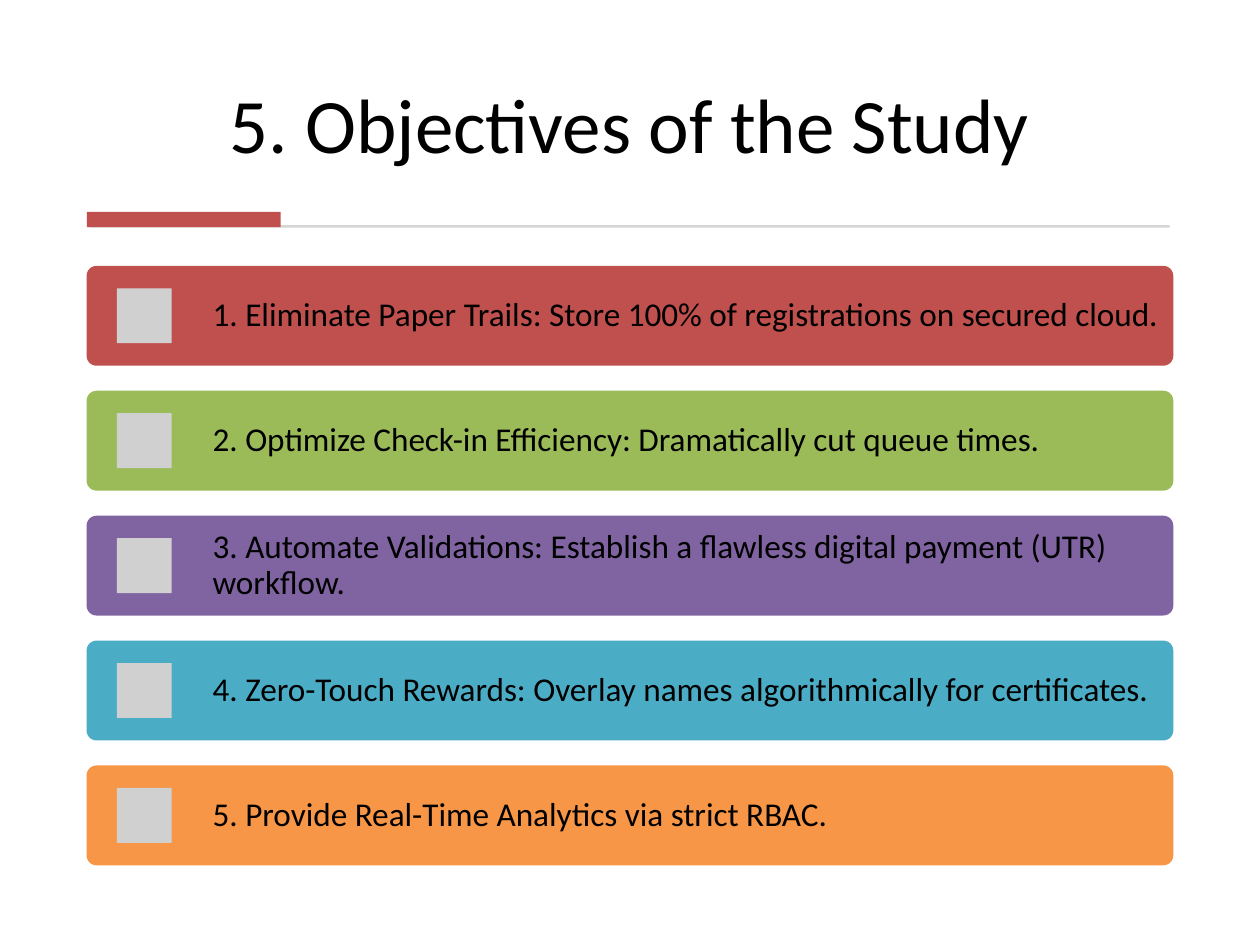
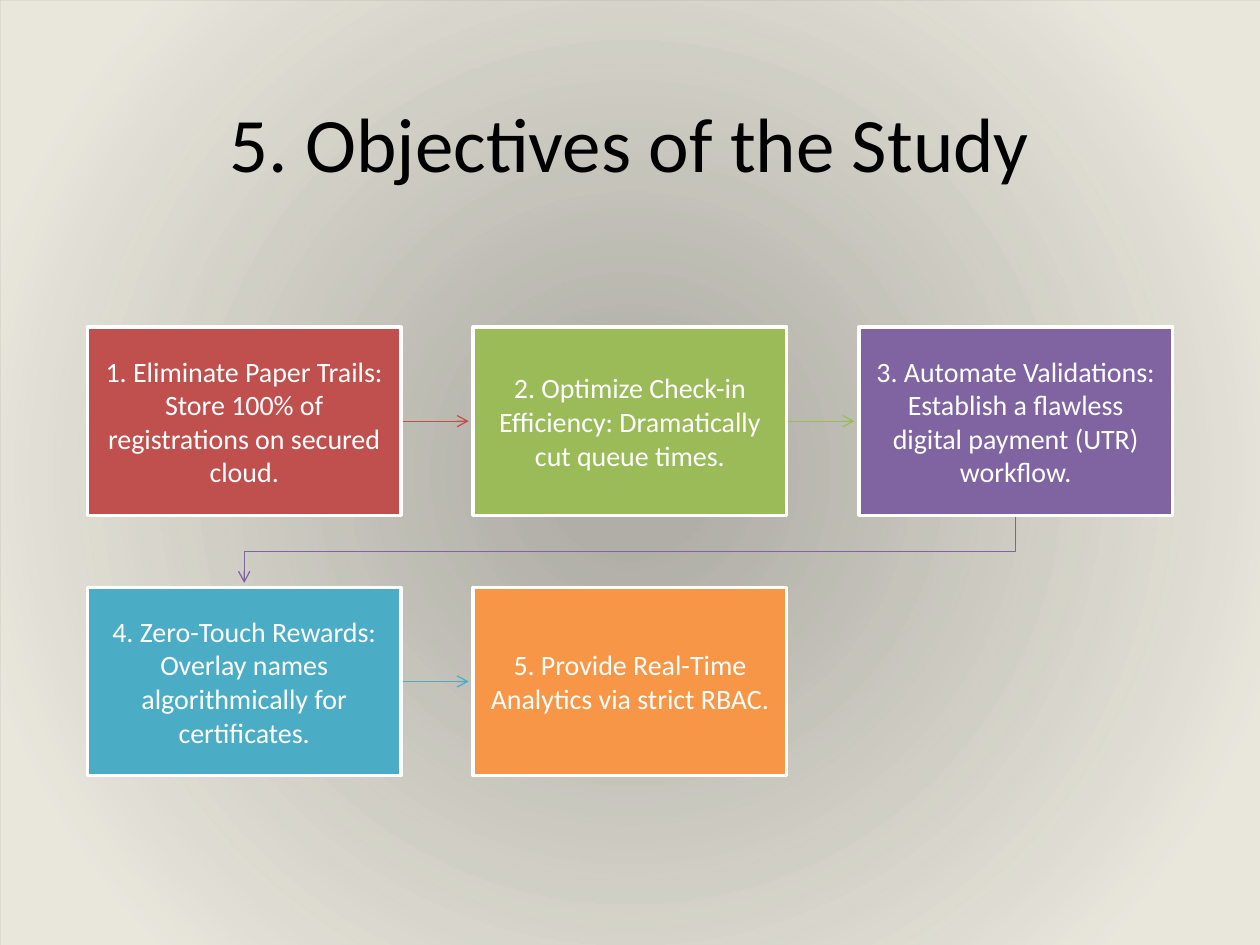
Before and after one commit to pashaarshad/smart-em, a slide deck: slide 7 of SHRESHTA_Presentation_Slides_v2.pptx. Drawn at 1260x945 pixels with LibreOffice and Linux fonts; fonts in the diff are those of the drawing; grey boxes stand for pictures; background and template pictures are left out; a plain dark background stands for a picture behind light text. Boxes give left, top, right and bottom in pixels: in the first picture for what was removed or moved away, otherwise in the second. Text is boxed around its words. In the diff, an @@ line names an element or a change of style, - is before the commit and + after.

```diff
--- a/SHRESHTA_Presentation_Slides_v2.pptx
+++ b/SHRESHTA_Presentation_Slides_v2.pptx
@@ background #FFFFFF to picture (left out) @@
@@ rectangle added at [0,0,1260,945], fill gradient #EEECE1 @@
@@ title "5. Objectives of the Study": place and size @@
-title "5. Objectives of the Study" at [230,99,1029,167]
+title "5. Objectives of the Study" at [230,118,1029,185]
@@ title "5. Objectives of the Study" at [230,118,1029,185]: vertical alignment bottom to middle @@
@@ rectangle removed at [87,212,281,227] @@
@@ rectangle removed at [89,226,1169,228] @@
@@ text "1. Eliminate Paper Trails: Store ...": place and size @@
-text "1. Eliminate Paper Trails: Store ..." at [213,303,1157,332]
+text "1. Eliminate Paper Trails: Store ..." at [106,362,383,482]
@@ text "2. Optimize Check-in Efficiency: Dramatically ...": place and size @@
-text "2. Optimize Check-in Efficiency: Dramatically ..." at [213,428,1039,457]
+text "2. Optimize Check-in Efficiency: Dramatically ..." at [499,378,760,471]
@@ size 19 to 16 pt, text colour #000000 to #FFFFFF; alignment left to centre; line spacing 0.9 to 1; less space between paragraphs in 5 elements at [499,378,760,471], [112,622,376,743], [491,655,769,714], [106,362,383,482], [876,362,1155,482] @@
@@ text "3. Automate Validations: Establish a ...": place and size @@
-text "3. Automate Validations: Establish a ..." at [213,534,1107,594]
+text "3. Automate Validations: Establish a ..." at [876,362,1155,482]
@@ text "4. Zero-Touch Rewards: Overlay names ...": place and size @@
-text "4. Zero-Touch Rewards: Overlay names ..." at [213,678,1148,707]
+text "4. Zero-Touch Rewards: Overlay names ..." at [112,622,376,743]
@@ text "5. Provide Real-Time Analytics via ...": place and size @@
-text "5. Provide Real-Time Analytics via ..." at [213,803,827,832]
+text "5. Provide Real-Time Analytics via ..." at [491,655,769,714]
@@ group added at [87,328,1173,775]: 5 rectangles, 4 freeform shapes @@
@@ group removed at [87,266,1173,866]: 5 rounded rectangles, 5 pictures @@
```
Also in this commit, not shown: 2 other slides changed, 5 other files.
